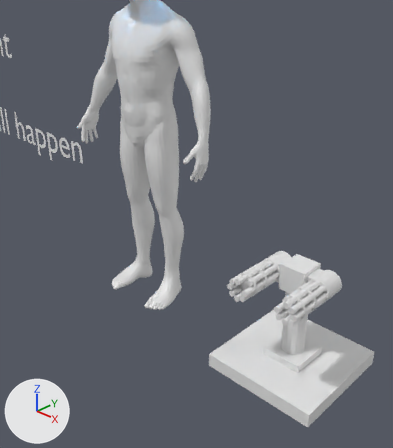
The Blender file project_files/lilturret.blend: old version first, new version second.
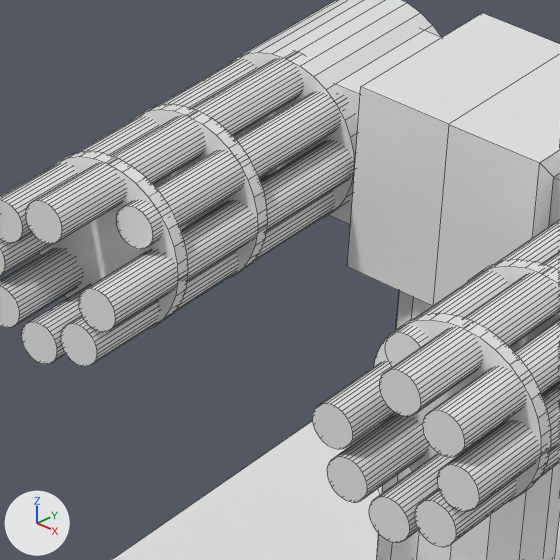
Old and new are each drawn from a 50 mm camera at (2.059, -1.806, 1.715) aimed at (0.669, -0.36, 0.745) and again close up on the part from 59% to 78% of the width and 56% to 73% of the height. The lights are fixed; the arrows at lower left show +X, +Y and +Z. The close-ups show mesh edges as thin lines.
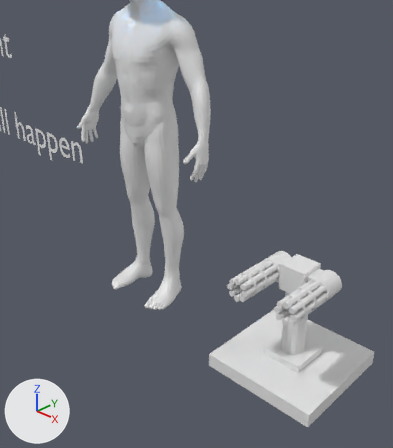
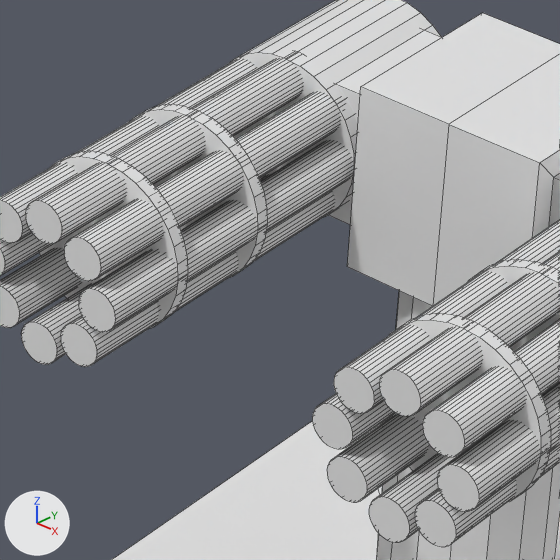
Changed parts and their boxes [x1, y1, x2, y2] in the close-ups (560 x 560 px; the box of a moved part takes in the faces that stretch with it):
part 1 of me_cube, moved or reshaped
    before: [116, 92, 560, 367]
    after: [64, 92, 560, 413]

Diff of the bpy script that builds the scene:
```diff
--- a/project_files/lilturret.blend.py
+++ b/project_files/lilturret.blend.py
@@ me_cube @@
 me_cube.from_pydata(...)  # 785 vertices, 449 faces; spans x -0.279..0.279, y -0.282..0.279, z -0.035..0.522
 # used by ob_cube; location = (0.9537, 0.0, 0.0)
+# me_cube part 1: all 32 vertices in x 0.081..0.108, y -0.235, z 0.475..0.502 are moved by (0.0, -0.047, 0.0)
 me_cube.materials.append(mat_material)
```
